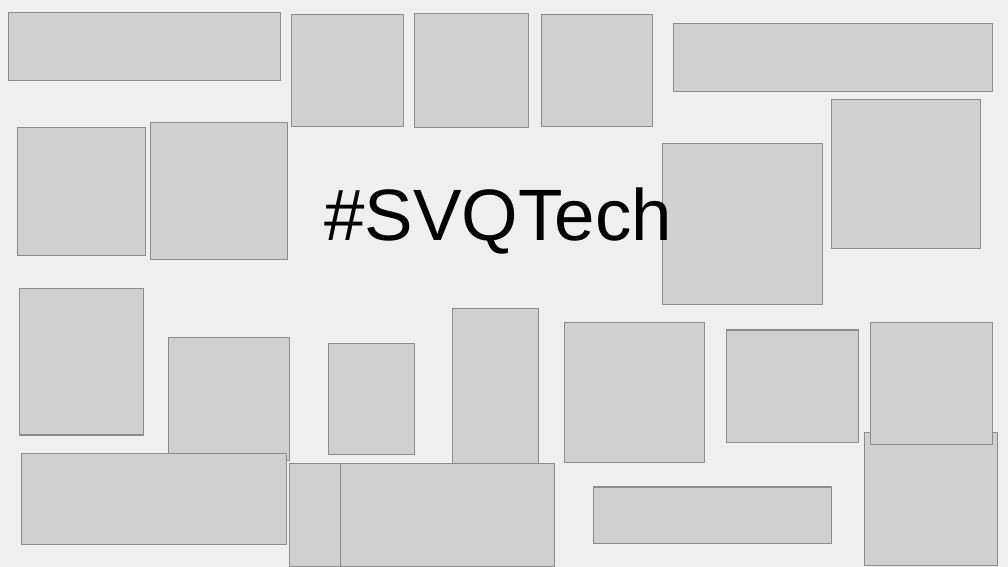
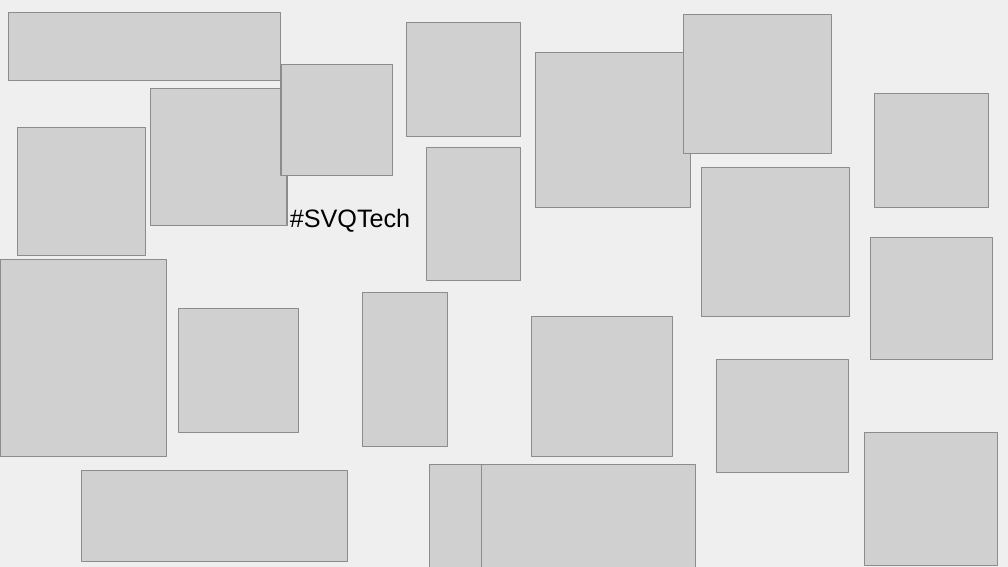
Before and after one commit to svqtech/web, a slide deck: slide 1 of static/Portada SVQTech (logos transparentes).odp. Drawn at 1008x567 pixels with LibreOffice and Linux fonts; fonts in the diff are those of the drawing; grey boxes stand for pictures. Boxes give left, top, right and bottom in pixels: in the first picture for what was removed or moved away, otherwise in the second. Text is boxed around its words. In the diff, an @@ line names an element or a change of style, - is before the commit and + after.

Commit message:
Logo AI Saturdays Sevilla

```diff
--- a/static/Portada SVQTech (logos transparentes).odp
+++ b/static/Portada SVQTech (logos transparentes).odp
@@ picture: place and size @@
-picture at (414,13,528,127)
+picture at (407,23,521,137)
@@ picture: place and size @@
-picture at (674,24,993,93)
+picture at (683,15,832,154)
@@ picture: place and size @@
-picture at (541,15,652,126)
+picture at (535,52,690,208)
@@ picture: place and size @@
-picture at (150,123,287,260)
+picture at (150,89,287,226)
@@ picture: place and size @@
-picture at (292,15,403,126)
+picture at (281,65,392,175)
@@ picture: place and size @@
-picture at (832,100,980,248)
+picture at (874,94,988,208)
@@ picture: place and size @@
-picture at (289,464,345,566)
+picture at (427,148,521,281)
@@ picture: place and size @@
-picture at (662,144,823,304)
+picture at (702,167,850,316)
@@ text "#SVQTech": place and size @@
-text "#SVQTech" at (325,183,672,254)
+text "#SVQTech" at (290,208,410,232)
@@ text "#SVQTech" at (290,208,410,232): size 52 to 18 pt @@
@@ picture: place and size @@
-picture at (870,323,992,445)
+picture at (870,237,992,359)
@@ picture: place and size @@
-picture at (19,288,143,435)
+picture at (0,260,166,457)
@@ picture: place and size @@
-picture at (329,343,414,454)
+picture at (362,292,448,448)
@@ picture: place and size @@
-picture at (169,338,289,461)
+picture at (178,309,298,432)
@@ picture removed at (453,309,538,465) @@
@@ picture: place and size @@
-picture at (564,323,705,463)
+picture at (532,317,672,457)
@@ picture: place and size @@
-picture at (726,330,858,443)
+picture at (717,360,849,473)
@@ picture: place and size @@
-picture at (21,454,287,544)
+picture at (82,471,348,561)
@@ picture: place and size @@
-picture at (341,464,555,566)
+picture at (429,465,485,567)
@@ picture: place and size @@
-picture at (594,487,833,543)
+picture at (481,465,696,567)
```
